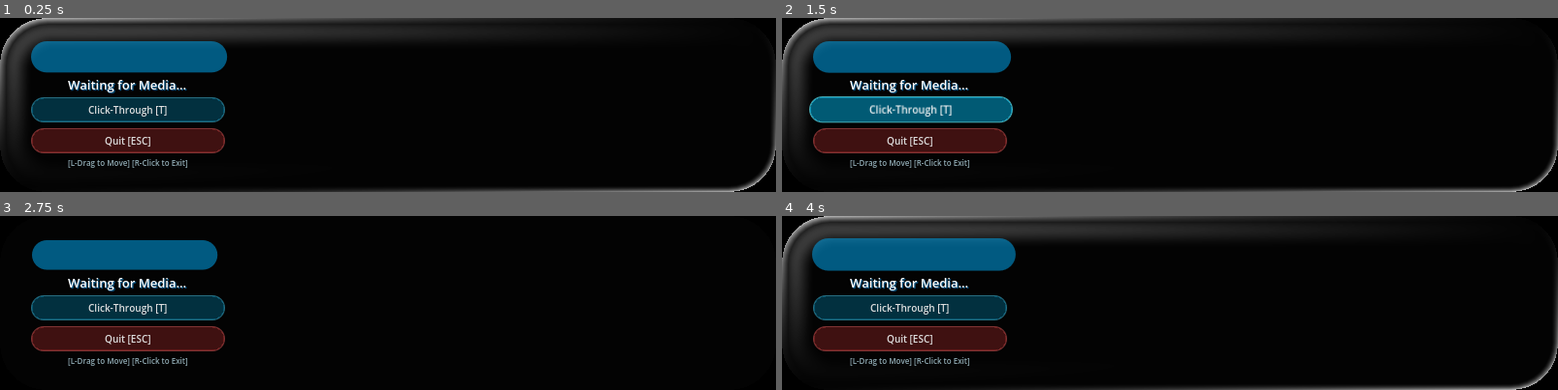
Above: before the commit, frames 1-4 (two rows, left to right).
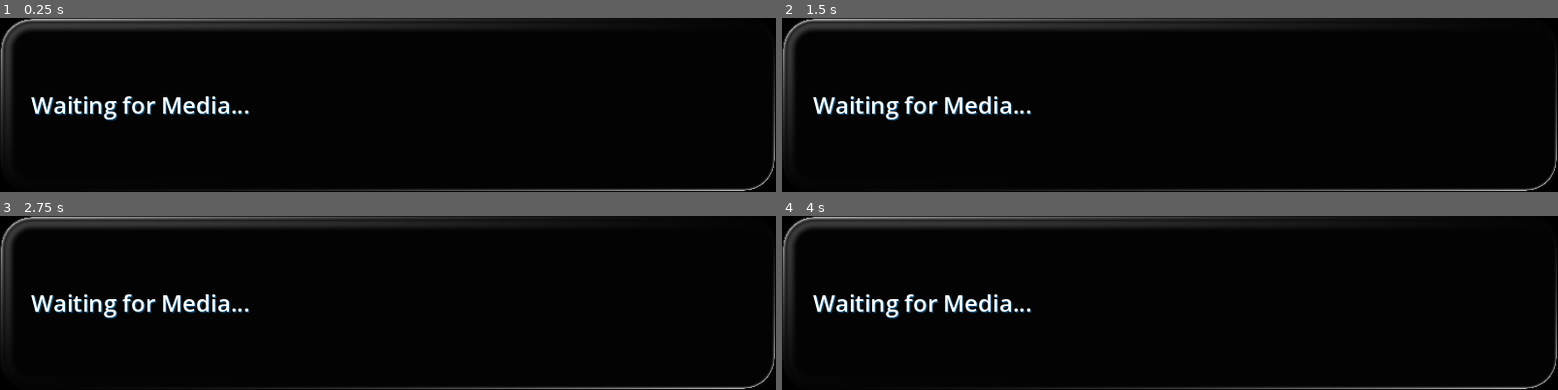
Above: after the commit, the same moments.

Repository: Ghigog/live-lyrics
Game: Godot game, scene res://ui/main_overlay.tscn
Same seed, same stepped clock (60 frames per second), same inputs: the game is played once before the commit and once after it.
Inputs (mouse positions are in pixels of both pictures, inside the frame that each line leads up to):
- Up to frame 1 (0.25 s): no input
- Up to frame 2 (1.5 s): click (906, 110) at 0.5 s, where only the run before the commit has a clickable "Click-Through [T]"; click (906, 110) at 1.25 s, where only the run before the commit has a clickable "Click-Through [T]"
- Up to frame 3 (2.75 s): click (131, 308) at 2 s, where only the run before the commit has a clickable "Click-Through [T]"
- Up to frame 4 (4 s): tap Enter at 2.75, 3.5 s; move the mouse to (1340, 294) at 2.77 s; tap T at 2.85 s; click (1340, 294) at 2.92 s; drag from (1014, 311) to (1131, 337) at 3.52 s

The runs differ from the first frame. In frame 1, 18% of the frame differs, in the area x 0-100%, y 0-100%; in frame 2, 18%; in frame 3, 17%; in frame 4, 18%.

Commit message:
finalized design

Diff:
--- a/assets/shaders/base_stylebox.tres
+++ b/assets/shaders/base_stylebox.tres
@@ -2,16 +2,15 @@
 
 [resource]
 bg_color = Color(1, 1, 1, 0.02)
-border_width_left = 64
-border_width_top = 64
-border_width_right = 64
-border_width_bottom = 64
+border_width_left = 30
+border_width_top = 30
+border_width_right = 30
+border_width_bottom = 30
 border_color = Color(1, 1, 1, 1)
 border_blend = true
-corner_radius_top_left = 48
-corner_radius_top_right = 48
-corner_radius_bottom_right = 48
-corner_radius_bottom_left = 48
+corner_radius_top_left = 30
+corner_radius_top_right = 30
+corner_radius_bottom_right = 30
+corner_radius_bottom_left = 30
 shadow_color = Color(0, 0, 0, 0)
-shadow_size = 0
-anti_aliasing_size = 0.01
+anti_aliasing_size = 3.0
--- a/ui/main_overlay.gd
+++ b/ui/main_overlay.gd
@@ -5,10 +5,10 @@
 
 # UI Elements created dynamically
 var panel: Panel
-var track_label: Label
+var title_label: Label
+var subtitle_label: Label
 var lyrics_container: VBoxContainer
 var scroll_container: ScrollContainer
-var bubble: Panel
 
 # Lyric display tracking
 var lyrics_list: Array[Dictionary] = []
@@ -21,9 +21,6 @@
 var dragging: bool = false
 var drag_position: Vector2i = Vector2i()
 
-# Click-through toggle state
-var click_through_enabled: bool = false
-
 # Resizing cursor-hover tracking (actual resize is delegated to the OS)
 const RESIZE_BORDER: float = 12.0 # Detect range in pixels
 
@@ -53,12 +50,6 @@
 	if is_playing and lyrics_list.size() > 0:
 		song_time = min(song_time + delta, song_duration)
 		_update_lyrics_scroller()
-
-	# Y2K Bubble Droplet slow organic scale pulsation!
-	if bubble != null:
-		var time = Time.get_ticks_msec() / 1000.0
-		var scale_val = 1.0 + (sin(time * 2.0) * 0.05)
-		bubble.scale = Vector2(scale_val, scale_val)
 
 func _build_ui_layout() -> void:
 	# 1. Glass Background Panel
@@ -96,9 +87,9 @@
 	var margin = MarginContainer.new()
 	margin.set_anchors_and_offsets_preset(Control.PRESET_FULL_RECT)
 	margin.add_theme_constant_override("margin_left", 32)
-	margin.add_theme_constant_override("margin_top", 16)
+	margin.add_theme_constant_override("margin_top", 8)
 	margin.add_theme_constant_override("margin_right", 32)
-	margin.add_theme_constant_override("margin_bottom", 16)
+	margin.add_theme_constant_override("margin_bottom", 8)
 	add_child(margin)
 
 	# 3. Horizontal Splitter (Left: Track Info, Right: Lyrics Scroller)
@@ -110,142 +101,49 @@
 	var track_vbox = VBoxContainer.new()
 	track_vbox.custom_minimum_size = Vector2(200, 0)
 	track_vbox.alignment = BoxContainer.ALIGNMENT_CENTER
+	track_vbox.size_flags_vertical = Control.SIZE_SHRINK_CENTER
 	h_box.add_child(track_vbox)
 
 	# Create a crisp Segoe UI SystemFont stack (Phase 4 requirement)
 	var sys_font = SystemFont.new()
 	sys_font.font_names = PackedStringArray(["Segoe UI", "Trebuchet MS", "Arial"])
 
-	# Y2K Bubble Icon (Animated water-droplet visual effect)
-	bubble = Panel.new()
-	bubble.custom_minimum_size = Vector2(32, 32)
-	bubble.pivot_offset = Vector2(16, 16) # Pivot centered for pulsation
-	var bubble_style = StyleBoxFlat.new()
-	bubble_style.bg_color = Color(0.0, 0.7, 1.0, 0.5)
-	bubble_style.corner_radius_top_left = 16
-	bubble_style.corner_radius_top_right = 16
-	bubble_style.corner_radius_bottom_left = 16
-	bubble_style.corner_radius_bottom_right = 16
-	bubble.add_theme_stylebox_override("panel", bubble_style)
-	track_vbox.add_child(bubble)
-
-	# Track name & Artist Label
-	track_label = Label.new()
-	track_label.text = "Waiting for Media..."
-	track_label.horizontal_alignment = HORIZONTAL_ALIGNMENT_CENTER
-	track_label.autowrap_mode = TextServer.AUTOWRAP_WORD_SMART
-	track_label.add_theme_font_override("font", sys_font)
-	track_label.add_theme_font_size_override("font_size", 13)
-	# Aesthetic Glow
-	track_label.add_theme_color_override("font_shadow_color", Color(0, 0.5, 0.8, 0.5))
-	track_label.add_theme_constant_override("shadow_offset_x", 1)
-	track_label.add_theme_constant_override("shadow_offset_y", 1)
-	track_vbox.add_child(track_label)
-
-	# Space out buttons cleanly
-	var btn_vbox = VBoxContainer.new()
-	btn_vbox.add_theme_constant_override("separation", 6)
-	track_vbox.add_child(btn_vbox)
-
-	# High-Gloss Bubble Button StyleBoxes
-	var normal_style = StyleBoxFlat.new()
-	normal_style.bg_color = Color(0.0, 0.6, 0.8, 0.3)
-	normal_style.border_width_left = 1
-	normal_style.border_width_top = 1
-	normal_style.border_width_right = 1
-	normal_style.border_width_bottom = 1
-	normal_style.border_color = Color(0.3, 0.85, 1.0, 0.5)
-	normal_style.corner_radius_top_left = 12
-	normal_style.corner_radius_top_right = 12
-	normal_style.corner_radius_bottom_left = 12
-	normal_style.corner_radius_bottom_right = 12
-
-	var hover_style = StyleBoxFlat.new()
-	hover_style.bg_color = Color(0.0, 0.7, 0.9, 0.5)
-	hover_style.border_width_left = 1
-	hover_style.border_width_top = 1
-	hover_style.border_width_right = 1
-	hover_style.border_width_bottom = 1
-	hover_style.border_color = Color(0.4, 0.95, 1.0, 0.7)
-	hover_style.corner_radius_top_left = 12
-	hover_style.corner_radius_top_right = 12
-	hover_style.corner_radius_bottom_left = 12
-	hover_style.corner_radius_bottom_right = 12
-
-	var pressed_style = StyleBoxFlat.new()
-	pressed_style.bg_color = Color(0.0, 0.5, 0.7, 0.6)
-	pressed_style.corner_radius_top_left = 12
-	pressed_style.corner_radius_top_right = 12
-	pressed_style.corner_radius_bottom_left = 12
-	pressed_style.corner_radius_bottom_right = 12
-
-	# 1. Click-Through Toggle Button
-	var btn_passthrough = Button.new()
-	btn_passthrough.text = "Click-Through [T]"
-	btn_passthrough.custom_minimum_size = Vector2(160, 26)
-	btn_passthrough.focus_mode = Control.FOCUS_NONE
-	btn_passthrough.add_theme_stylebox_override("normal", normal_style)
-	btn_passthrough.add_theme_stylebox_override("hover", hover_style)
-	btn_passthrough.add_theme_stylebox_override("pressed", pressed_style)
-	btn_passthrough.add_theme_font_override("font", sys_font)
-	btn_passthrough.add_theme_font_size_override("font_size", 10)
-	btn_passthrough.pressed.connect(toggle_click_through)
-	btn_vbox.add_child(btn_passthrough)
-
-	# 2. Quit Button
-	var btn_quit = Button.new()
-	btn_quit.text = "Quit [ESC]"
-	btn_quit.custom_minimum_size = Vector2(160, 26)
-	btn_quit.focus_mode = Control.FOCUS_NONE
-
-	var quit_normal = normal_style.duplicate()
-	quit_normal.bg_color = Color(0.8, 0.2, 0.2, 0.3)
-	quit_normal.border_color = Color(1.0, 0.4, 0.4, 0.5)
-
-	var quit_hover = hover_style.duplicate()
-	quit_hover.bg_color = Color(0.9, 0.3, 0.3, 0.5)
-	quit_hover.border_color = Color(1.0, 0.5, 0.5, 0.7)
-
-	var quit_pressed = pressed_style.duplicate()
-	quit_pressed.bg_color = Color(0.7, 0.1, 0.1, 0.6)
-
-	btn_quit.add_theme_stylebox_override("normal", quit_normal)
-	btn_quit.add_theme_stylebox_override("hover", quit_hover)
-	btn_quit.add_theme_stylebox_override("pressed", quit_pressed)
-	btn_quit.add_theme_font_override("font", sys_font)
-	btn_quit.add_theme_font_size_override("font_size", 10)
-	btn_quit.pressed.connect(func(): get_tree().quit())
-	btn_vbox.add_child(btn_quit)
-
-	# Micro-hover scaling animations
-	btn_passthrough.pivot_offset = Vector2(80, 13)
-	btn_passthrough.mouse_entered.connect(func():
-		create_tween().set_trans(Tween.TRANS_SINE).set_ease(Tween.EASE_OUT).tween_property(btn_passthrough, "scale", Vector2(1.05, 1.05), 0.12)
-	)
-	btn_passthrough.mouse_exited.connect(func():
-		create_tween().set_trans(Tween.TRANS_SINE).set_ease(Tween.EASE_OUT).tween_property(btn_passthrough, "scale", Vector2(1.0, 1.0), 0.12)
-	)
-
-	btn_quit.pivot_offset = Vector2(80, 13)
-	btn_quit.mouse_entered.connect(func():
-		create_tween().set_trans(Tween.TRANS_SINE).set_ease(Tween.EASE_OUT).tween_property(btn_quit, "scale", Vector2(1.05, 1.05), 0.12)
-	)
-	btn_quit.mouse_exited.connect(func():
-		create_tween().set_trans(Tween.TRANS_SINE).set_ease(Tween.EASE_OUT).tween_property(btn_quit, "scale", Vector2(1.0, 1.0), 0.12)
-	)
-
-	# Instruction tooltip Label
-	var instructions = Label.new()
-	instructions.text = "[L-Drag to Move] [R-Click to Exit]"
-	instructions.horizontal_alignment = HORIZONTAL_ALIGNMENT_CENTER
-	instructions.add_theme_font_override("font", sys_font)
-	instructions.add_theme_font_size_override("font_size", 8)
-	instructions.add_theme_color_override("font_color", Color(0.8, 0.95, 1.0, 0.7))
-	track_vbox.add_child(instructions)
+	var title_hbox = HBoxContainer.new()
+	title_hbox.alignment = BoxContainer.ALIGNMENT_BEGIN
+	title_hbox.add_theme_constant_override("separation", 12)
+	track_vbox.add_child(title_hbox)
+
+	# Title Label
+	title_label = Label.new()
+	title_label.text = "Waiting for Media..."
+	title_label.horizontal_alignment = HORIZONTAL_ALIGNMENT_LEFT
+	title_label.add_theme_font_override("font", sys_font)
+	title_label.add_theme_font_size_override("font_size", 24)
+	title_label.add_theme_color_override("font_shadow_color", Color(0, 0.5, 0.8, 0.5))
+	title_label.add_theme_constant_override("shadow_offset_x", 1)
+	title_label.add_theme_constant_override("shadow_offset_y", 1)
+	title_hbox.add_child(title_label)
+
+	# Subtitle Label
+	subtitle_label = Label.new()
+	subtitle_label.text = ""
+	subtitle_label.horizontal_alignment = HORIZONTAL_ALIGNMENT_LEFT
+	subtitle_label.size_flags_vertical = Control.SIZE_SHRINK_END # Align with bottom of title
+	subtitle_label.add_theme_font_override("font", sys_font)
+	subtitle_label.add_theme_font_size_override("font_size", 12)
+	subtitle_label.add_theme_color_override("font_color", Color(0.8, 0.9, 1.0, 0.8))
+
+	# Subtitle Margin trick for better baseline alignment with the 24px title font
+	var sub_margin = MarginContainer.new()
+	sub_margin.add_theme_constant_override("margin_bottom", 6)
+	sub_margin.add_child(subtitle_label)
+	title_hbox.add_child(sub_margin)
 
 	# Right Side: Lyrics Scroller
 	scroll_container = ScrollContainer.new()
 	scroll_container.size_flags_horizontal = Control.SIZE_EXPAND_FILL
+	scroll_container.size_flags_vertical = Control.SIZE_EXPAND_FILL
+	scroll_container.custom_minimum_size = Vector2(250, 0)
 	scroll_container.horizontal_scroll_mode = ScrollContainer.SCROLL_MODE_DISABLED
 	scroll_container.vertical_scroll_mode = ScrollContainer.SCROLL_MODE_SHOW_NEVER
 	h_box.add_child(scroll_container)
@@ -311,26 +209,14 @@
 	elif event is InputEventKey and event.pressed:
 		if event.keycode == KEY_ESCAPE:
 			get_tree().quit()
-		elif event.keycode == KEY_T:
-			toggle_click_through()
-
-## Toggle click-through mode
-func toggle_click_through() -> void:
-	click_through_enabled = !click_through_enabled
-	if click_through_enabled:
-		DisplayServer.window_set_mouse_passthrough(PackedVector2Array([Vector2(-1, -1)]))
-		panel.self_modulate.a = 0.4 # Fade overlay visually when click-through is enabled
-		print("[MainOverlay] Mouse click-through ENABLED")
-	else:
-		DisplayServer.window_set_mouse_passthrough(PackedVector2Array())
-		panel.self_modulate.a = 1.0
-		print("[MainOverlay] Mouse click-through DISABLED")
+
 
 func _on_track_changed(title: String, artist: String, album: String) -> void:
-	var display_text = "%s\nby %s" % [title, artist]
+	title_label.text = title
+	var sub_text = artist
 	if album != null and not album.is_empty():
-		display_text += "\n[%s]" % album
-	track_label.text = display_text
+		sub_text += " - " + album
+	subtitle_label.text = sub_text
 
 	# Clear previous lyrics instantly and show a temporary searching placeholder
 	lyrics_list = []
@@ -415,9 +301,13 @@
 			if not label: continue
 
 			if i == active_line_index:
-				# Highlight active line in bright aqua with glow
-				label.add_theme_color_override("font_color", Color(0.2, 1.0, 0.8, 1.0))
+				# Highlight active line in pure white with neutral blue outline
+				label.add_theme_color_override("font_color", Color(1.0, 1.0, 1.0, 1.0))
 				label.add_theme_font_size_override("font_size", 16)
+
+				# Neutral blue outline matching the title theme for perfect white-background legibility
+				label.add_theme_color_override("font_outline_color", Color(0.0, 0.5, 0.8, 0.9))
+				label.add_theme_constant_override("outline_size", 2)
 
 				# Smoothly center scroller to this active line
 				var target_y = label.position.y - (scroll_container.size.y / 2.0) + (label.size.y / 2.0)
@@ -428,6 +318,10 @@
 				label.add_theme_color_override("font_color", Color(0.7, 0.9, 1.0, 0.4))
 				label.add_theme_font_size_override("font_size", 13)
 
+				# Remove outline for inactive lyrics
+				label.remove_theme_color_override("font_outline_color")
+				label.remove_theme_constant_override("outline_size")
+
 func _get_sys_font() -> SystemFont:
 	var sys_font = SystemFont.new()
 	sys_font.font_names = PackedStringArray(["Segoe UI", "Trebuchet MS", "Arial"])
--- a/ui/main_overlay.tscn
+++ b/ui/main_overlay.tscn
@@ -9,7 +9,7 @@
 shader_parameter/brightness = 0.1
 shader_parameter/chromatic_shift_amount = 0.2
 shader_parameter/bend_amount = 0.4
-shader_parameter/blur_amount = 2.5
+shader_parameter/blur_amount = 2.0
 shader_parameter/grain_amount = 0.05
 shader_parameter/curve_light_blend = 0.5
 shader_parameter/rim_light_blend = 0.8
@@ -23,6 +23,7 @@
 grow_horizontal = 2
 grow_vertical = 2
 script = ExtResource("1_1")
+metadata/_edit_vertical_guides_ = [1235.0]
 
 [node name="Panel" type="Panel" parent="." unique_id=982432819]
 material = SubResource("ShaderMaterial_q121i")
